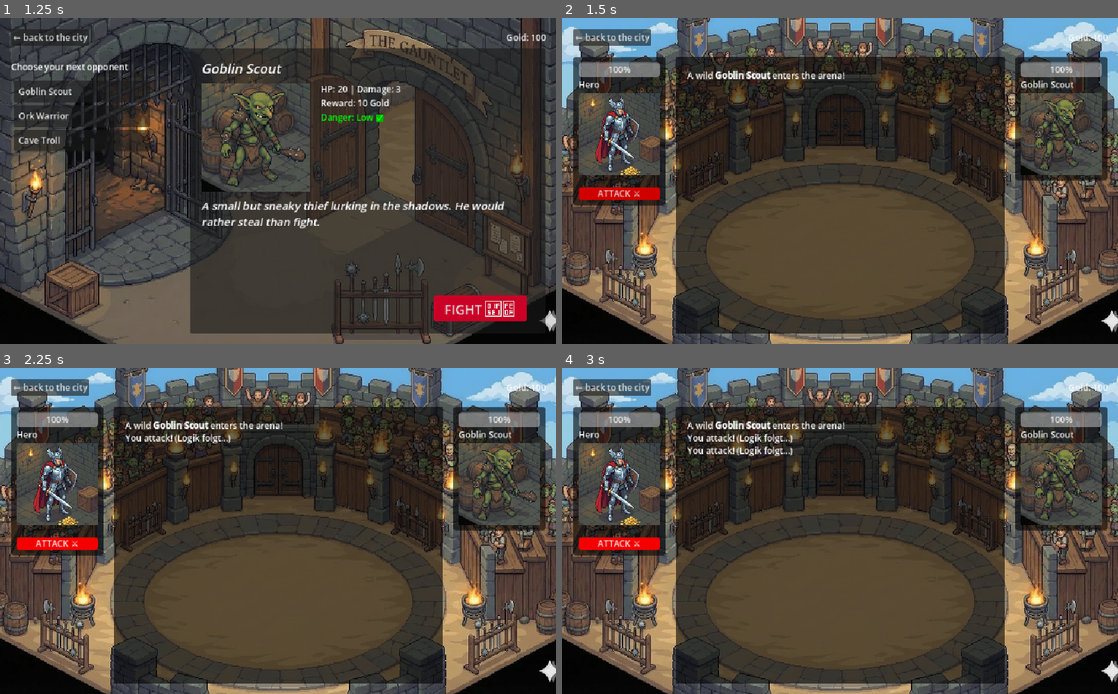
Above: before the commit, frames 1-4 (two rows, left to right).
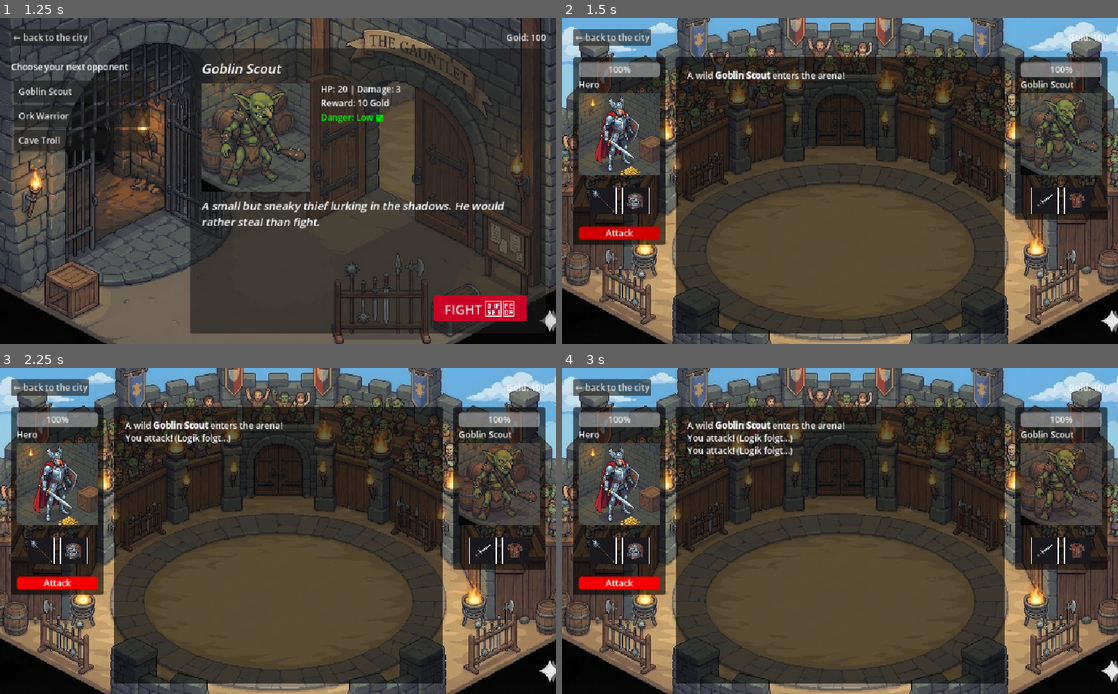
Above: after the commit, the same moments.

Repository: Plata101/Arena-In-Luskan-Godot
Game: Godot game, scene res://scenes/city_hub.tscn
The game is run twice, just before and just after one commit, with the same random seed, the same clock (stepped at 60 frames per second) and the same inputs. The engine's default icon, where the game draws it, is replaced by a stand-in: a white triangle on a blue panel in a dark square.
Inputs:
- Up to frame 1 (1.25 s): click "Enter Arena" at 0.5 s
- Up to frame 2 (1.5 s): click "FIGHT 🗡️" at 1.25 s
- Up to frame 3 (2.25 s): click "ATTACK ⚔️" (after the commit: "Attack") at 2 s
- Up to frame 4 (3 s): click "ATTACK ⚔️" (after the commit: "Attack") at 2.75 s

Frame 1 is identical in both runs. In frame 2, 4.5% of the frame differs, in the area x 2-99%, y 49-70%; in frame 3, 4.5%; in frame 4, 4.5%.

Commit message:
battle scene weapon armor slots added

Diff:
--- a/scenes/battle.tscn
+++ b/scenes/battle.tscn
@@ -14,6 +14,13 @@
 corner_radius_top_right = 5
 corner_radius_bottom_right = 5
 corner_radius_bottom_left = 5
+
+[sub_resource type="StyleBoxFlat" id="StyleBoxFlat_4k1nj"]
+border_width_left = 1
+border_width_top = 1
+border_width_right = 1
+border_width_bottom = 1
+border_color = Color(1, 1, 1, 1)
 
 [sub_resource type="StyleBoxEmpty" id="StyleBoxEmpty_p1qf1"]
 
@@ -125,7 +132,38 @@
 expand_mode = 1
 stretch_mode = 5
 
-[node name="Control" type="Control" parent="MarginContainer/VBoxContainer/BattleField/HeroPanel/HeroColumn"]
+[node name="Spacer2" type="Control" parent="MarginContainer/VBoxContainer/BattleField/HeroPanel/HeroColumn"]
+custom_minimum_size = Vector2(0, 15)
+layout_mode = 2
+
+[node name="HeroEquipment" type="HBoxContainer" parent="MarginContainer/VBoxContainer/BattleField/HeroPanel/HeroColumn"]
+layout_mode = 2
+theme_override_constants/separation = 10
+alignment = 1
+
+[node name="WeaponSlot" type="PanelContainer" parent="MarginContainer/VBoxContainer/BattleField/HeroPanel/HeroColumn/HeroEquipment"]
+custom_minimum_size = Vector2(50, 50)
+layout_mode = 2
+theme_override_styles/panel = SubResource("StyleBoxFlat_4k1nj")
+
+[node name="HeroWeaponIcon" type="TextureRect" parent="MarginContainer/VBoxContainer/BattleField/HeroPanel/HeroColumn/HeroEquipment/WeaponSlot"]
+unique_name_in_owner = true
+layout_mode = 2
+expand_mode = 1
+stretch_mode = 5
+
+[node name="ArmorSlot" type="PanelContainer" parent="MarginContainer/VBoxContainer/BattleField/HeroPanel/HeroColumn/HeroEquipment"]
+custom_minimum_size = Vector2(50, 50)
+layout_mode = 2
+theme_override_styles/panel = SubResource("StyleBoxFlat_4k1nj")
+
+[node name="HeroArmorIcon" type="TextureRect" parent="MarginContainer/VBoxContainer/BattleField/HeroPanel/HeroColumn/HeroEquipment/ArmorSlot"]
+unique_name_in_owner = true
+layout_mode = 2
+expand_mode = 1
+stretch_mode = 5
+
+[node name="Spacer" type="Control" parent="MarginContainer/VBoxContainer/BattleField/HeroPanel/HeroColumn"]
 custom_minimum_size = Vector2(0, 15)
 layout_mode = 2
 
@@ -136,7 +174,7 @@
 theme_override_styles/hover = SubResource("StyleBoxFlat_lpir7")
 theme_override_styles/pressed = SubResource("StyleBoxFlat_a12nh")
 theme_override_styles/normal = SubResource("StyleBoxFlat_6vh42")
-text = "ATTACK ⚔️"
+text = "Attack"
 
 [node name="LogArea" type="PanelContainer" parent="MarginContainer/VBoxContainer/BattleField"]
 layout_mode = 2
@@ -152,24 +190,55 @@
 size_flags_vertical = 0
 theme_override_styles/panel = SubResource("StyleBoxFlat_th188")
 
-[node name="HeroColumn" type="VBoxContainer" parent="MarginContainer/VBoxContainer/BattleField/EnemyPanel"]
+[node name="EnemyColumn" type="VBoxContainer" parent="MarginContainer/VBoxContainer/BattleField/EnemyPanel"]
 custom_minimum_size = Vector2(150, 0)
 layout_mode = 2
 
-[node name="EnemyHealth" type="ProgressBar" parent="MarginContainer/VBoxContainer/BattleField/EnemyPanel/HeroColumn"]
+[node name="EnemyHealth" type="ProgressBar" parent="MarginContainer/VBoxContainer/BattleField/EnemyPanel/EnemyColumn"]
 unique_name_in_owner = true
 layout_mode = 2
 value = 100.0
 
-[node name="EnemyName" type="Label" parent="MarginContainer/VBoxContainer/BattleField/EnemyPanel/HeroColumn"]
-unique_name_in_owner = true
-layout_mode = 2
-
-[node name="EnemyVisual" type="TextureRect" parent="MarginContainer/VBoxContainer/BattleField/EnemyPanel/HeroColumn"]
+[node name="EnemyName" type="Label" parent="MarginContainer/VBoxContainer/BattleField/EnemyPanel/EnemyColumn"]
+unique_name_in_owner = true
+layout_mode = 2
+
+[node name="EnemyVisual" type="TextureRect" parent="MarginContainer/VBoxContainer/BattleField/EnemyPanel/EnemyColumn"]
 unique_name_in_owner = true
 custom_minimum_size = Vector2(150, 150)
 layout_mode = 2
 expand_mode = 1
 stretch_mode = 5
 
+[node name="Spacer" type="Control" parent="MarginContainer/VBoxContainer/BattleField/EnemyPanel/EnemyColumn"]
+custom_minimum_size = Vector2(0, 15)
+layout_mode = 2
+
+[node name="EnemyEquipment" type="HBoxContainer" parent="MarginContainer/VBoxContainer/BattleField/EnemyPanel/EnemyColumn"]
+layout_mode = 2
+theme_override_constants/separation = 10
+alignment = 1
+
+[node name="WeaponSlot" type="PanelContainer" parent="MarginContainer/VBoxContainer/BattleField/EnemyPanel/EnemyColumn/EnemyEquipment"]
+custom_minimum_size = Vector2(50, 50)
+layout_mode = 2
+theme_override_styles/panel = SubResource("StyleBoxFlat_4k1nj")
+
+[node name="EnemyWeaponIcon" type="TextureRect" parent="MarginContainer/VBoxContainer/BattleField/EnemyPanel/EnemyColumn/EnemyEquipment/WeaponSlot"]
+unique_name_in_owner = true
+layout_mode = 2
+expand_mode = 1
+stretch_mode = 5
+
+[node name="ArmorSlot" type="PanelContainer" parent="MarginContainer/VBoxContainer/BattleField/EnemyPanel/EnemyColumn/EnemyEquipment"]
+custom_minimum_size = Vector2(50, 50)
+layout_mode = 2
+theme_override_styles/panel = SubResource("StyleBoxFlat_4k1nj")
+
+[node name="EnemyArmorIcon" type="TextureRect" parent="MarginContainer/VBoxContainer/BattleField/EnemyPanel/EnemyColumn/EnemyEquipment/ArmorSlot"]
+unique_name_in_owner = true
+layout_mode = 2
+expand_mode = 1
+stretch_mode = 5
+
 [connection signal="pressed" from="MarginContainer/VBoxContainer/BattleField/HeroPanel/HeroColumn/AttackButton" to="." method="_on_attack_button_pressed"]
--- a/scripts/arenaPrep.gd
+++ b/scripts/arenaPrep.gd
@@ -24,6 +24,9 @@
 		"damage": 3,
 		"reward_gold": 10,
 		"icon": "res://assets/sprites/goblin.png", # Pfad anpassen!
+		"weapon": "res://assets/sprites/dagger.png", # Beispielpfad!
+		"armor": "res://assets/sprites/leather.png",
+		"loot_chance": 0.3, # 30% Chance das zu droppen
 		"min_level": 1, # Optional: Erst ab Level X sichtbar
 		"description": "A small but sneaky thief lurking in the shadows. He would rather steal than fight."
 	},
@@ -34,6 +37,9 @@
 		"damage": 6,
 		"reward_gold": 25,
 		"icon": "res://assets/sprites/orc.png",
+		"weapon": "res://assets/sprites/axe.png",
+		"armor": "res://assets/sprites/plate.png",
+		"loot_chance": 0.3, # 30% Chance das zu droppen
 		"min_level": 1,
 		"description": "A brutal soldier of the Horde. His axe is rusty, but deadly. He smells like old cheese and violence."
 	},
@@ -44,6 +50,9 @@
 		"damage": 12,
 		"reward_gold": 100,
 		"icon": "res://assets/sprites/troll.png",
+		"weapon": "res://assets/sprites/claw.png",
+		"armor": "res://assets/sprites/scale.png",
+		"loot_chance": 0.3, # 30% Chance das zu droppen
 		"min_level": 1,
 		"description": "A massive monster from the depths. His skin is as hard as stone. Only the bravest dare approach him."
 	}
--- a/scripts/battle.gd
+++ b/scripts/battle.gd
@@ -5,6 +5,12 @@
 @onready var enemyName = %EnemyName
 @onready var enemyHealthBar = %EnemyHealth
 @onready var enemyVisual = %EnemyVisual
+@onready var heroWeaponIcon = %HeroWeaponIcon
+@onready var heroArmorIcon = %HeroArmorIcon
+@onready var enemyWeaponIcon = %EnemyWeaponIcon
+@onready var enemyArmorIcon = %EnemyArmorIcon
+
+
 @onready var battleLog = %BattleLog
 @onready var attackButton = %AttackButton
 
@@ -12,6 +18,12 @@
 
 
 func _ready():
+
+		# HELD EQUIPMENT LADEN (Dummy Daten für MVP)
+	# Später holen wir das aus GameManager.player_equipment
+	load_slot(heroWeaponIcon, "res://assets/sprites/morningstar.png")
+	load_slot(heroArmorIcon, "res://assets/sprites/scale.png")
+
 
 	if goldLabel:
 		goldLabel.text = "Gold: " + str(GameManager.currentGold)
@@ -24,6 +36,7 @@
 	else:
 		logText("[color=red]No opponent found![/color]")
 
+
 func setupBattle(enemyData):
 	# Namen setzen
 	heroName.text = "Hero"
@@ -34,21 +47,82 @@
 	enemyHealthBar.max_value = maxHp
 	enemyHealthBar.value = maxHp
 
-	# Bild setzten
+	# Bild / Rüstung setzten
 	if "icon" in enemyData and enemyData["icon"] != null:
 		# WICHTIG: Wir müssen den Pfad (String) laden!
 		enemyVisual.texture = load(enemyData["icon"])
+
+	# GEGNER EQUIPMENT LADEN
+	# Wir nutzen eine Hilfsfunktion, falls kein Icon da ist
+	if "weapon" in enemyData:
+		load_slot(enemyWeaponIcon, enemyData["weapon"])
+	else:
+		clear_slot(enemyWeaponIcon)
+
+	if "armor" in enemyData:
+		load_slot(enemyArmorIcon, enemyData["armor"])
+	else:
+		clear_slot(enemyArmorIcon)
 
 	# Start message
 	logText("A wild [b]" + enemyName.text + "[/b] enters the arena!")
 
 
+# HELPER FUNCTIONS
+
+func load_slot(icon_node: TextureRect, path: String):
+	print("Versuche Slot zu laden: ", path) # DEBUG
+	if path and ResourceLoader.exists(path):
+		icon_node.texture = load(path)
+		icon_node.visible = true
+	else:
+		# Falls Pfad falsch oder leer -> Slot leer anzeigen
+		icon_node.texture = null
+
+func clear_slot(icon_node: TextureRect):
+	icon_node.texture = null
+
+
+
+# LOG
+
+
 func logText(text: String):
 	battleLog.append_text("\n" + text)
+
+
+# BUTTONS
 
 func _on_btn_back_pressed():
 	get_tree().change_scene_to_file("res://scenes/city_hub.tscn")
 
+func _on_attack_button_pressed():
+	animateDamage(enemyVisual)
+	logText("You attack! (Logik folgt...)")
 
-func _on_attack_button_pressed():
-		logText("You attack! (Logik folgt...)")
+
+# ANIMATIONS
+
+func animateDamage(target_visual: Control):
+	# Einen neuen "Tween" (Zwischenbild-Berechner) erstellen
+	var tween = create_tween()
+
+	# 1. Rot aufblitzen (Modulate Farbe ändern)
+	# Von normal (weiss) zu rot in 0.1 sekunden
+	tween.tween_property(target_visual, "modulate", Color(1, 0.3, 0.3), 0.1)
+	# Und wieder zurück zu weiss
+	tween.tween_property(target_visual, "modulate", Color.WHITE, 0.1)
+
+	# 2. Wackeln (Parallel dazu)
+	# Da wir "shake" wollen, machen wir das etwas manueller oder simpler:
+	# Wir schieben das Bild kurz nach rechts und links
+	var shake_tween = create_tween()
+	var original_pos = target_visual.position # Die aktuelle Position merken
+	var strength = 2.0 # Wie stark es wackelt (in Pixeln)
+
+	# Schritt 1: Nach rechts schieben (in 0.05 Sek)
+	shake_tween.tween_property(target_visual, "position:x", original_pos.x + strength, 0.05)
+	# Schritt 2: Nach links schieben (über die Mitte hinaus)
+	shake_tween.tween_property(target_visual, "position:x", original_pos.x - strength, 0.05)
+	# Schritt 3: Wieder zurück zur Original-Position
+	shake_tween.tween_property(target_visual, "position:x", original_pos.x, 0.05)
Binary file added: assets/sprites/claw.png
Not shown, added: assets/sprites/claw.png.import
Binary file added: assets/sprites/fist.png
Not shown, added: assets/sprites/fist.png.import
Not shown: 1 places in scenes/battle.tscn that only renumber resources
Not shown, changed: assets/.DS_Store
